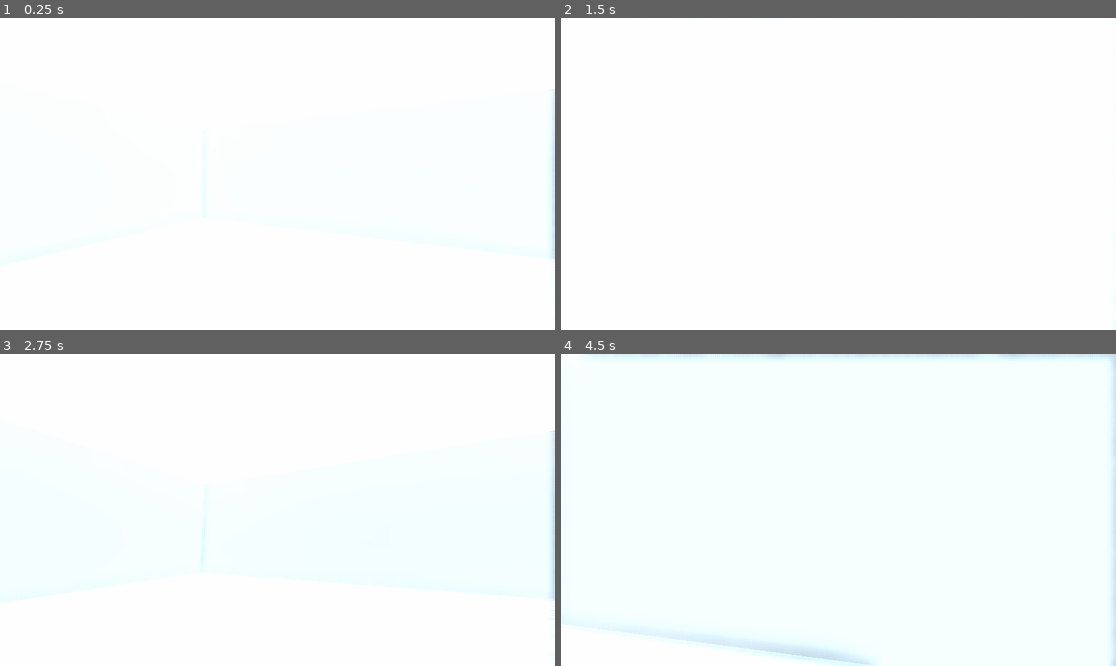
Above: before the commit, frames 1-4 (two rows, left to right).
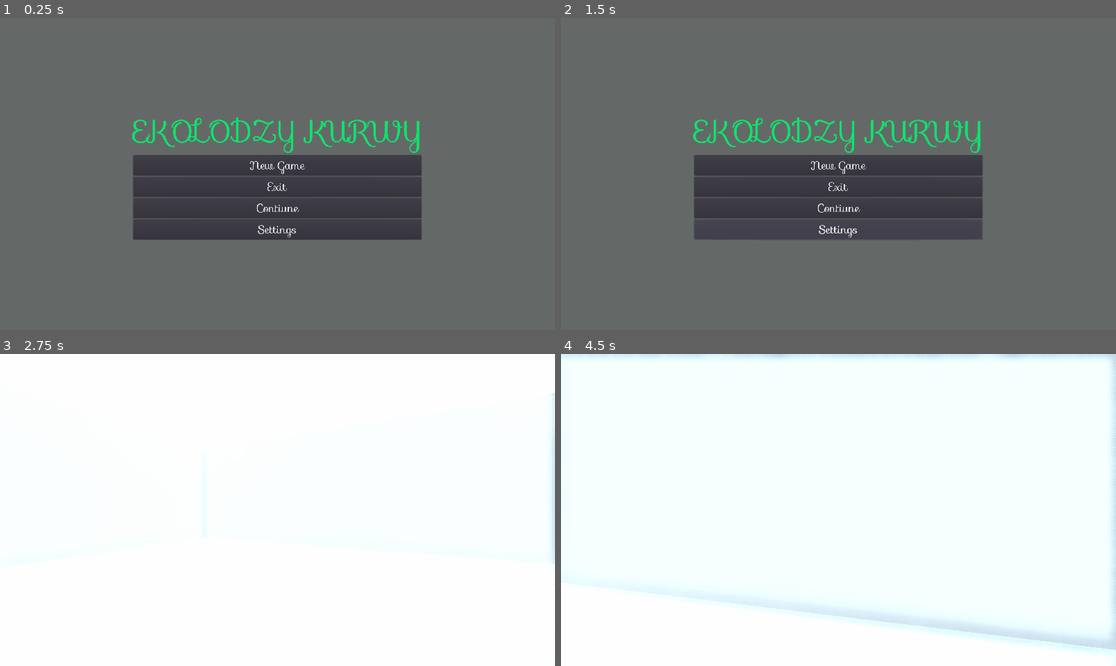
Above: after the commit, the same moments.

Repository: mnkisala/ggez
Game: Godot game, scene res://Scenes/MainSceneOpener.tscn
Two runs of this game, one before a commit and one after it. Both use one fixed random seed, a clock stepped at 60 frames per second and the inputs below. Before the commit the project starts from res://Scenes/Scene1.tscn.
Inputs (mouse positions are in pixels of both pictures, inside the frame that each line leads up to):
- Up to frame 1 (0.25 s): no input
- Up to frame 2 (1.5 s): click (838, 208) at 0.5 s, where only the run after the commit has a clickable "Contiune"; click (838, 230) at 1.25 s, where only the run after the commit has a clickable "Settings"
- Up to frame 3 (2.75 s): click (277, 500) at 2 s, where only the run after the commit has a clickable "New Game"
- Up to frame 4 (4.5 s): tap Enter at 2.75 s; move the mouse to (866, 510) at 2.77 s; hold W (forward) from 2.78 s (still down); tap Space (jump) at 3.02, 3.77 s; move the mouse to (810, 510) at 3.52 s; move the mouse to (849, 503) at 4.27 s

The runs differ from the first frame. In frame 1, 100% of the frame differs, in the area x 0-100%, y 0-100%; in frame 2, 100%; in frame 3, 0.2%; in frame 4, 3.3%.

Commit message:
zaczynaj od menu i responsywne menu

Diff:
--- a/Scenes/MainSceneOpener.tscn
+++ b/Scenes/MainSceneOpener.tscn
@@ -22,9 +22,19 @@
 margin_bottom = 1080.0
 color = Color( 0.396078, 0.415686, 0.411765, 1 )
 
-[node name="Label" type="Label" parent="."]
-margin_right = 1920.0
-margin_bottom = 405.0
+[node name="CenterContainer" type="CenterContainer" parent="."]
+anchor_right = 1.0
+anchor_bottom = 1.0
+
+[node name="VBoxContainer" type="VBoxContainer" parent="CenterContainer"]
+margin_left = 461.0
+margin_top = 313.0
+margin_right = 1458.0
+margin_bottom = 767.0
+
+[node name="Label" type="Label" parent="CenterContainer/VBoxContainer"]
+margin_right = 997.0
+margin_bottom = 158.0
 theme = SubResource( 1 )
 custom_colors/font_color = Color( 0.0588235, 0.894118, 0.423529, 1 )
 custom_fonts/font = SubResource( 2 )
@@ -33,39 +43,35 @@
 valign = 1
 uppercase = true
 
-[node name="ButtonNewGame" type="Button" parent="."]
-margin_left = 824.0
-margin_top = 467.0
-margin_right = 1091.0
-margin_bottom = 564.0
+[node name="ButtonNewGame" type="Button" parent="CenterContainer/VBoxContainer"]
+margin_top = 162.0
+margin_right = 997.0
+margin_bottom = 232.0
 custom_fonts/font = SubResource( 3 )
 action_mode = 0
 text = "New Game"
 icon_align = 1
 script = ExtResource( 2 )
 
-[node name="ButtonExit" type="Button" parent="."]
-margin_left = 820.0
-margin_top = 901.0
-margin_right = 1087.0
-margin_bottom = 998.0
+[node name="ButtonExit" type="Button" parent="CenterContainer/VBoxContainer"]
+margin_top = 236.0
+margin_right = 997.0
+margin_bottom = 306.0
 custom_fonts/font = SubResource( 3 )
 text = "Exit"
 
-[node name="ButtonContinue" type="Button" parent="."]
-margin_left = 822.0
-margin_top = 607.0
-margin_right = 1089.0
-margin_bottom = 704.0
+[node name="ButtonContinue" type="Button" parent="CenterContainer/VBoxContainer"]
+margin_top = 310.0
+margin_right = 997.0
+margin_bottom = 380.0
 custom_fonts/font = SubResource( 3 )
 text = "Contiune"
 
-[node name="ButtonSettings" type="Button" parent="."]
-margin_left = 820.0
-margin_top = 754.0
-margin_right = 1087.0
-margin_bottom = 851.0
+[node name="ButtonSettings" type="Button" parent="CenterContainer/VBoxContainer"]
+margin_top = 384.0
+margin_right = 997.0
+margin_bottom = 454.0
 custom_fonts/font = SubResource( 3 )
 text = "Settings"
 
-[connection signal="pressed" from="ButtonNewGame" to="ButtonNewGame" method="_on_ButtonNewGame_pressed"]
+[connection signal="pressed" from="CenterContainer/VBoxContainer/ButtonNewGame" to="CenterContainer/VBoxContainer/ButtonNewGame" method="_on_ButtonNewGame_pressed"]
--- a/project.godot
+++ b/project.godot
@@ -11,13 +11,18 @@
 [application]
 
 config/name="ggez"
-run/main_scene="res://Scenes/Scene1.tscn"
+run/main_scene="res://Scenes/MainSceneOpener.tscn"
 config/icon="res://icon.png"
 
 [display]
 
 window/size/width=1920
 window/size/height=1080
+
+[global]
+
+scene=false
+main=false
 
 [gui]
 
